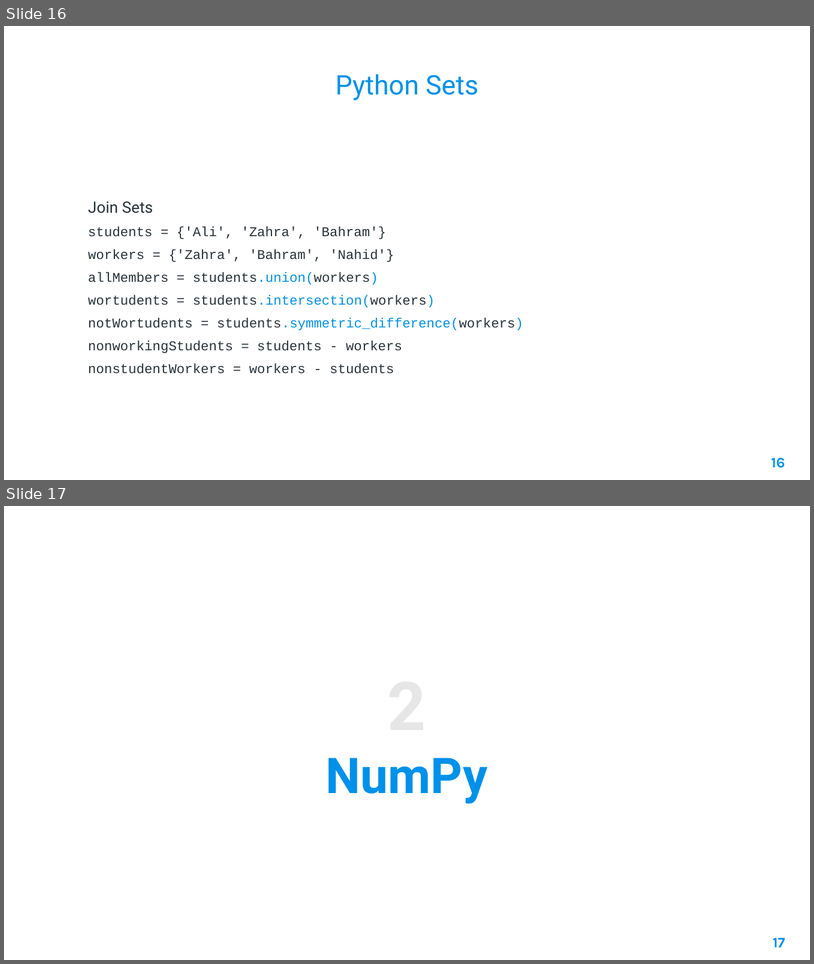
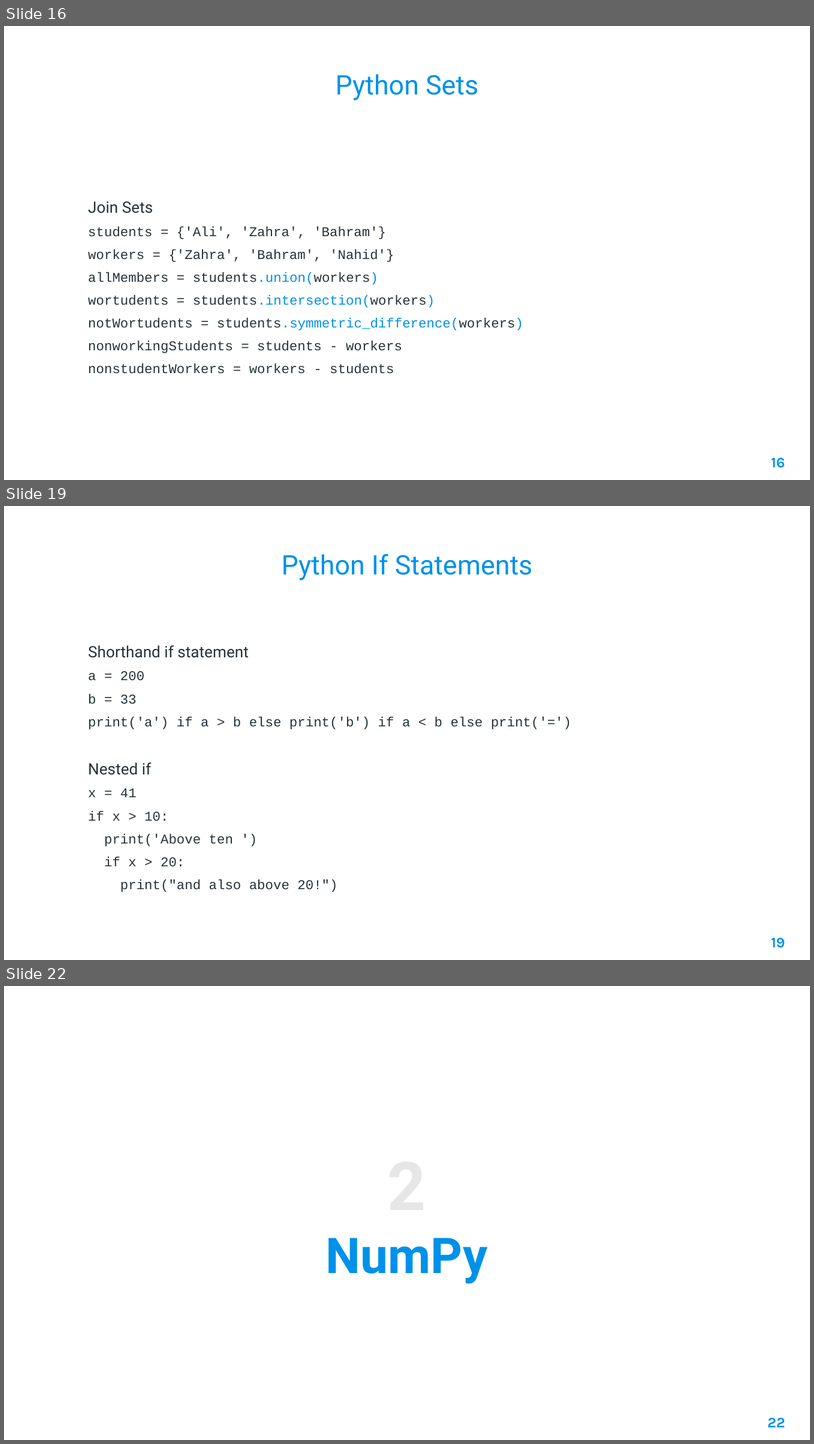
Before and after one commit to AleeRezaa/learn-python, a slide deck: Python.pptx. Shown one above the other, each under a label of ours: slides 16 and 17 before the commit, slides 16, 19 and 22 after it; the slides between them are not shown. The pictures are 814x964 and 814x1444 pixels, drawn with LibreOffice and Linux fonts; fonts in the diff are those of the drawing; background and template pictures are left out. Boxes give left, top, right and bottom in pixels: in the first picture for what was removed or moved away, otherwise in the second. Text is boxed around its words. In the diff, an @@ line names an element or a change of style, - is before the commit and + after.

Commit message:
add if statements and while loops

```diff
--- a/Python.pptx
+++ b/Python.pptx
@@ slide 19 added at [4,506,810,960], background picture (left out) @@
@@ title added at [282,554,533,580], 24 pt, text #0091EA @@
+Python If Statements
@@ text added at [88,645,572,892], 12 pt, text #263238 @@
+Shorthand if statement
+a = 200
+b = 33
+print('a') if a > b else print('b') if a < b else print('=')
+Nested if
+x = 41
+if x > 10:
+print('Above ten ')
+if x > 20:
+print("and also above 20!")
@@ page number added at [771,937,785,948], 13 pt, text #0091EA, bold @@
+19
@@ what was slide 17 is now slide 22 @@
@@ page number at [768,1417,785,1427]: text changed @@
-17
+22
```
Also in this commit, not shown: 3 slides changed, 4 other slides added.
